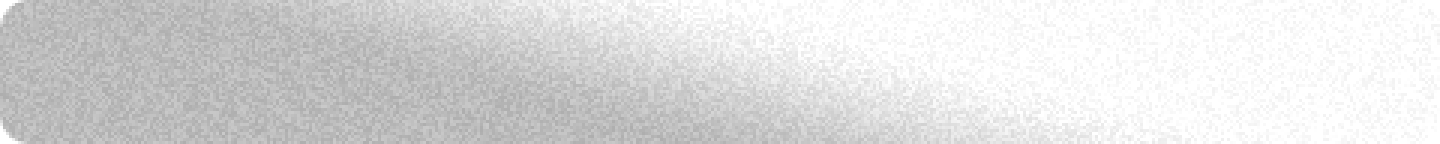
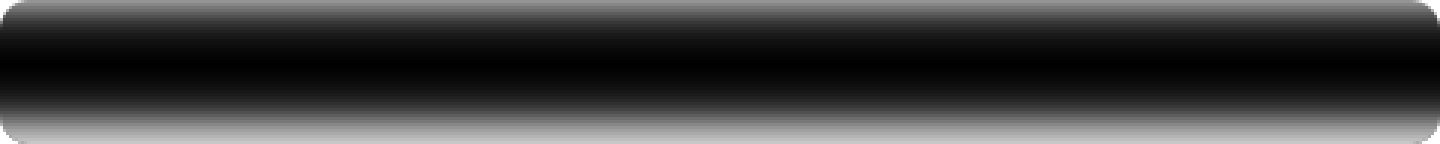
Two versions of the same layered image (1440 x 144). Layer-by-layer changes:
renamed "Rounded Rectangle 1" to "Curves 1", painted on it over box(0, 0, 1440, 144)
added layer "Overlay" above "Original" over box(0, 0, 1440, 144)
